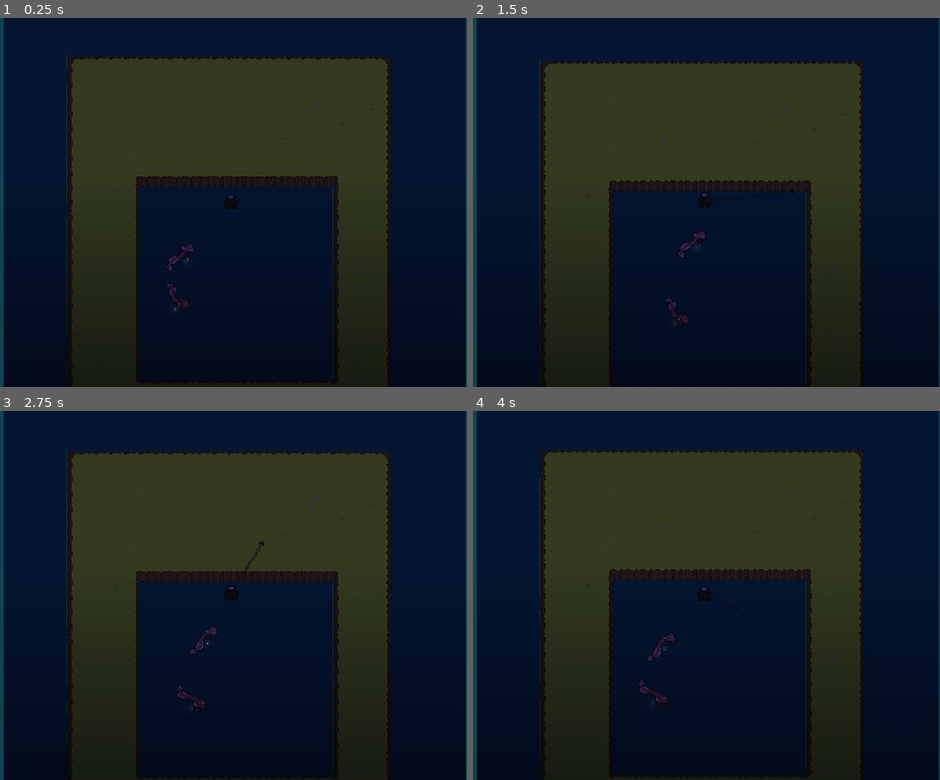
Above: before the commit, frames 1-4 (two rows, left to right).
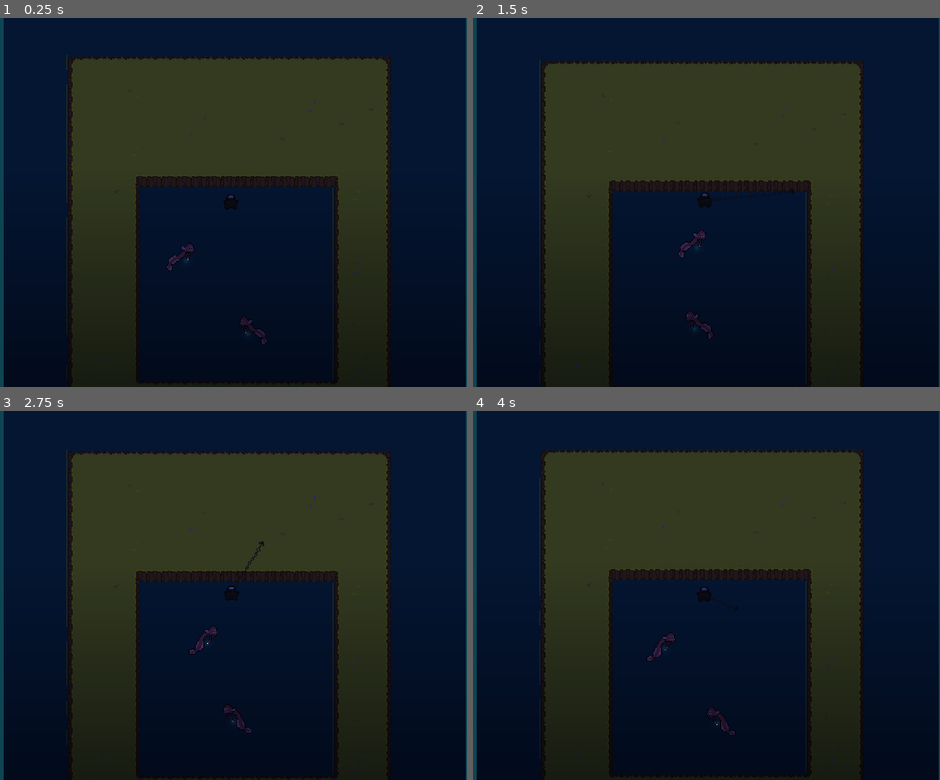
Above: after the commit, the same moments.

Repository: TeamKebab/GodotWildJam41
Game: Godot game, scene res://fishies/dragonfish/test.tscn
Same seed, same stepped clock (60 frames per second), same inputs: the game is played once before the commit and once after it. This scene is started directly instead of the project's main scene. Sound files missing from this copy of the repository are replaced by a short silence.
Inputs (mouse positions are in pixels of both pictures, inside the frame that each line leads up to):
- Up to frame 1 (0.25 s): no input
- Up to frame 2 (1.5 s): tap Enter at 0.5 s; move the mouse to (809, 184) at 0.52 s; tap R at 0.6 s; click (809, 184) at 0.67 s; drag from (608, 220) to (664, 305) at 1.27 s
- Up to frame 3 (2.75 s): move the mouse to (275, 514) at 2.02 s; tap R at 2.1 s; click (275, 514) at 2.17 s
- Up to frame 4 (4 s): drag from (678, 669) to (734, 543) at 2.77 s; move the mouse to (846, 650) at 3.52 s; tap R at 3.6 s; click (846, 650) at 3.67 s

The runs differ from the first frame. In frame 1, 0.3% of the frame differs, in the area x 35-58%, y 71-89%; in frame 2, 0.3%; in frame 3, 0.3%, in the area x 37-54%, y 74-88%; in frame 4, 0.3%.

Commit message:
fix dragonfish back

Diff:
--- a/src/fishies/dragonfish/test.tscn
+++ b/src/fishies/dragonfish/test.tscn
@@ -32,6 +32,8 @@
 
 [node name="Dragonfish2" parent="." instance=ExtResource( 1 )]
 position = Vector2( 74, 177 )
+unit_offset = 0.65
+back = true
 
 [node name="End" type="Position2D" parent="Dragonfish2"]
 position = Vector2( 163, 74 )
--- a/src/fishies/go_to_position_fishy/go_to_position_fishy.gd
+++ b/src/fishies/go_to_position_fishy/go_to_position_fishy.gd
@@ -24,7 +24,7 @@
 
 func _ready() -> void:
 	if back:
-		flip()
+		scale.x = -1
 
 	calculate_trajectory(end)
 
